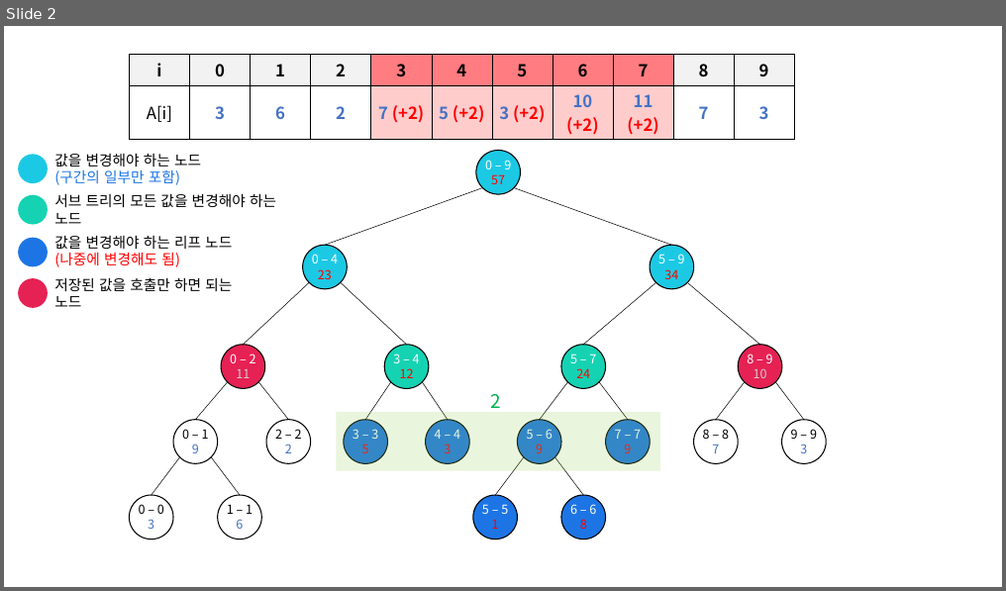
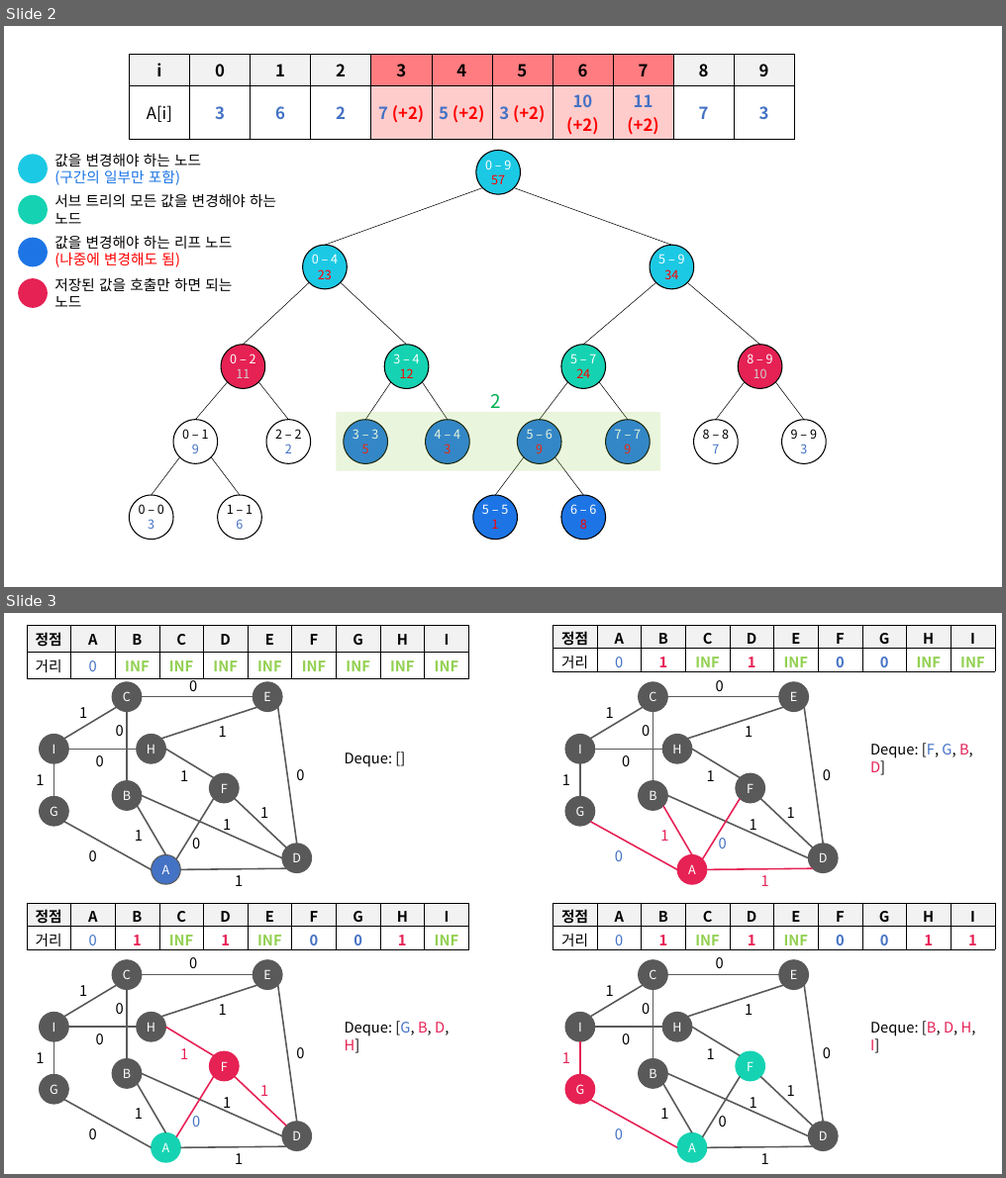
Before and after one commit to siwon-park/Algorithm-DataStructure, a slide deck: 기타/pptx.pptx. Shown one above the other, each under a label of ours: slide 2 before the commit, slides 2 and 3 after it. The pictures are 1006x591 and 1006x1178 pixels, drawn with LibreOffice and Linux fonts; fonts in the diff are those of the drawing. Boxes give left, top, right and bottom in pixels: in the first picture for what was removed or moved away, otherwise in the second. Text is boxed around its words. In the diff, an @@ line names an element or a change of style, - is before the commit and + after.

```diff
--- a/기타/pptx.pptx
+++ b/기타/pptx.pptx
@@ slide 3 added at (4,613,1002,1174), background #FFFFFF @@
@@ table added at (27,625,468,676), 2 rows, 10 columns @@
+정점 | A | B | C | D | E | F | G | H | I
+거리 | 0 | INF | INF | INF | INF | INF | INF | INF | INF
@@ table added at (552,625,994,676), 2 rows, 10 columns @@
+정점 | A | B | C | D | E | F | G | H | I
+거리 | 0 | 1 | INF | 1 | INF | 0 | 0 | INF | INF
@@ group added at (36,678,312,886): 14 lines, 14 texts, 9 ellipses @@
+A
+B
+D
+I
+G
+H
+F
+C
+E
+0
+1
+1
+1
+0
+1
+0
+1
+1
+0
+0
+1
+1
+0
@@ group added at (562,680,838,886): 14 lines, 14 texts, 9 ellipses @@
+A
+B
+D
+I
+G
+H
+F
+C
+E
+0
+1
+1
+1
+0
+1
+0
+1
+1
+0
+0
+1
+1
+0
@@ text added at (345,753,393,767), 14 pt, text #000000 @@
+Deque: []
@@ text added at (870,743,973,775), 14 pt, text #000000 @@
+Deque: [F, G, B, D]
@@ table added at (27,903,468,955), 2 rows, 10 columns @@
+정점 | A | B | C | D | E | F | G | H | I
+거리 | 0 | 1 | INF | 1 | INF | 0 | 0 | 1 | INF
@@ table added at (552,903,994,955), 2 rows, 10 columns @@
+정점 | A | B | C | D | E | F | G | H | I
+거리 | 0 | 1 | INF | 1 | INF | 0 | 0 | 1 | 1
@@ group added at (36,958,312,1164): 14 lines, 14 texts, 9 ellipses @@
+A
+B
+D
+I
+G
+H
+F
+C
+E
+0
+1
+1
+1
+0
+1
+0
+1
+1
+0
+0
+1
+1
+0
@@ text added at (345,1021,449,1054), 14 pt, text #000000 @@
+Deque: [G, B, D, H]
@@ group added at (562,958,838,1164): 14 lines, 14 texts, 9 ellipses @@
+A
+B
+D
+I
+G
+H
+F
+C
+E
+0
+1
+1
+1
+0
+1
+0
+1
+1
+0
+0
+1
+1
+0
@@ text added at (870,1021,976,1054), 14 pt, text #000000 @@
+Deque: [B, D, H, I]
```
Also in this commit, not shown: 2 other slides added, 1 other file.
